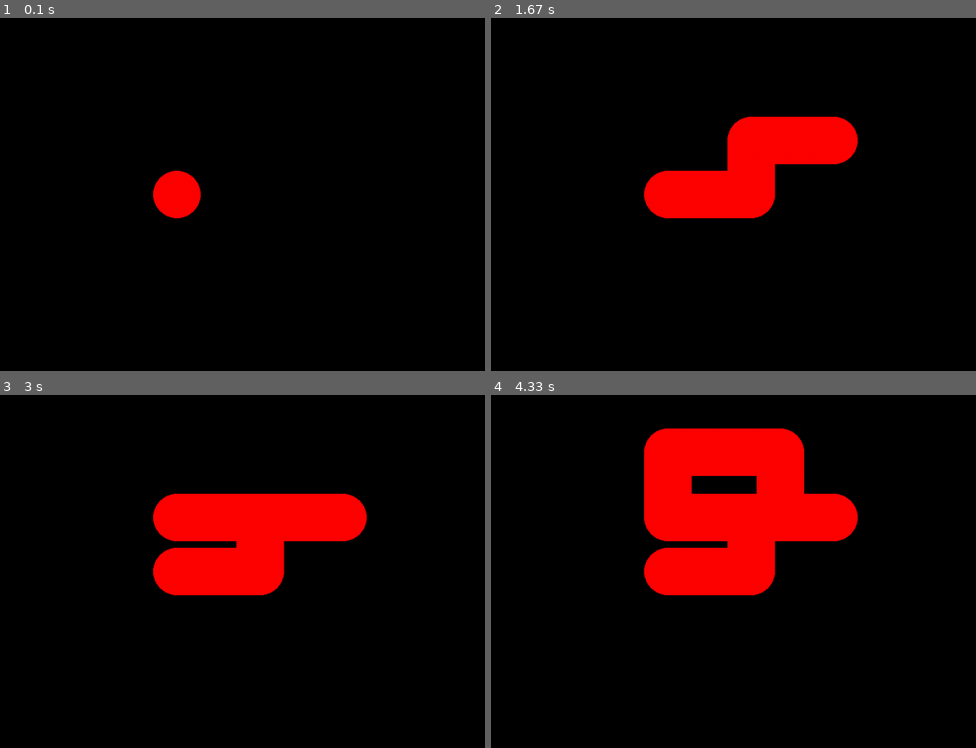
Above: before the commit, frames 1-4 (two rows, left to right).
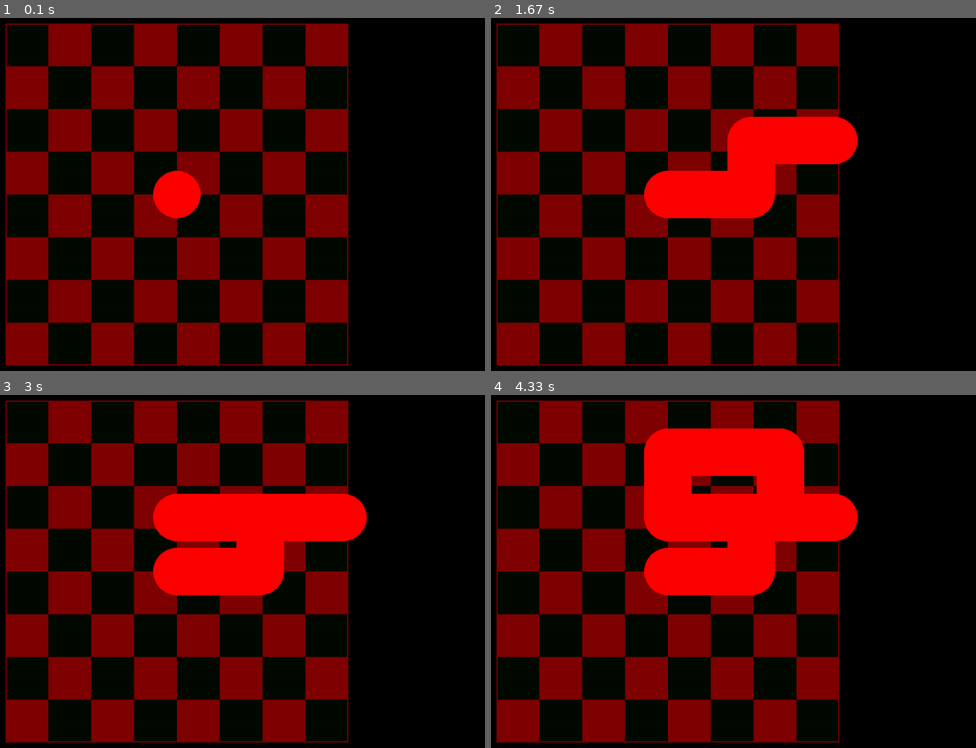
Above: after the commit, the same moments.

Repository: TommyPKeane/learning-gamedev-pygame
Game: pygame game, started from checkers/__main__.py
Same seed, same stepped clock (60 frames per second), same inputs: the game is played once before the commit and once after it.
Inputs:
- Up to frame 1 (0.1 s): no input
- Up to frame 2 (1.67 s): hold D 0.33-0.8 s; hold W 0.83-1.13 s; hold D 1.17-1.63 s
- Up to frame 3 (3 s): hold A 1.67-2.2 s; hold A 2.57-2.97 s
- Up to frame 4 (4.33 s): hold W 3-3.37 s; hold D 3.4-4.03 s; hold S from 4.07 s (still down)

The runs differ from the first frame. In frame 1, 35% of the frame differs, in the area x 1-72%, y 1-99%; in frame 2, 32%; in frame 3, 31%; in frame 4, 28%.

Commit message:
[ENH] Create Checkers Board Drawing Function

Diff:
--- a/checkers/__main__.py
+++ b/checkers/__main__.py
@@ -5,11 +5,16 @@
 References:
     - https://www.pygame.org/docs/
 """
+
 import argparse
 import datetime
 import logging
 
 import pygame
+
+from checkers_utils.ui_render import (
+    create_gameboard,
+)
 
 
 module_logger = logging.getLogger(__name__)
@@ -42,8 +47,14 @@
 
     screen_obj.fill("black")
 
+    create_gameboard(
+        screen_obj=screen_obj,
+        color_a=(128, 0, 0, 64),
+        color_b=(0, 10, 0, 64),
+        board_size=8,
+    )
+
     while game_is_running:
-
         for event_obj in pygame.event.get():
             if event_obj.type == pygame.QUIT:
                 game_is_running = False
@@ -86,7 +97,6 @@
         else:
             pass
 
-
         pygame.display.flip()
 
         delta_time_ms = clock_obj.tick(max_tick_rate_per_sec) / MILLISECONDS_PER_SECOND
@@ -105,9 +115,7 @@
         "--max_tick_rate_per_sec",
         type=int,
         default=60,
-        help=(
-            "Maximum framerate setting in [fps]."
-        ),
+        help=("Maximum framerate setting in [fps]."),
     )
 
     cli_parser_obj.add_argument(
@@ -134,9 +142,7 @@
 
     pygame.init()
 
-    screen_obj = pygame.display.set_mode(
-        (1280, 720)
-    )
+    screen_obj = pygame.display.set_mode((1280, 720))
 
     screen_center_vec: pygame.Vector2 = pygame.Vector2(
         screen_obj.get_width() / 2,
--- a/checkers/checkers_utils/ui_render.py
+++ b/checkers/checkers_utils/ui_render.py
@@ -0,0 +1,88 @@
+import argparse
+import datetime
+import logging
+
+import pygame
+
+
+module_logger: logging.Logger = logging.getLogger(__name__)
+
+
+def create_gameboard(
+    screen_obj: pygame.Surface,
+    color_a: tuple[int, int, int, int],
+    color_b: tuple[int, int, int, int],
+    board_size: int = 8,
+) -> None:
+    """UI Drawing Logic for the Checkers Game Board
+
+    Args:
+        screen_obj (pygame.Surface): Surface instance for rendering and for determining
+            the display size to proportionally size the Game Board
+        color_a (tuple[int, int, int, int]): "Red" Checkers Board Tile Color
+        color_b (tuple[int, int, int, int]): "Black" Checkers Board Tile Color
+        board_size (int, optional): Total number of Tiles in Width and Height for the
+            Checkeers Board
+
+    Returns:
+        None: Nothing is returned, Board is rendered on the Display Surface
+    """
+    screen_width: int = screen_obj.get_width()
+    screen_height: int = screen_obj.get_height()
+
+    square_size: int = screen_height // int(board_size * 1.25)
+
+    left_top_begin: int = (
+        screen_width // 2 - ((board_size // 2) * square_size),
+        (screen_height - (square_size * board_size)) // 2,
+    )
+
+    for row_idx in range(board_size):
+        for col_idx in range(board_size):
+            tile_square_obj: pygame.Rect = pygame.Rect(
+                left_top_begin[0] + (col_idx * square_size),
+                left_top_begin[1] + (row_idx * square_size),
+                square_size,
+                square_size,
+            )
+
+            tile_color: tuple[int, int, int, int] = None
+
+            if row_idx % 2 == 0:
+                if col_idx % 2 == 0:
+                    tile_color = color_b
+                else:
+                    tile_color = color_a
+            else:
+                if col_idx % 2 == 0:
+                    tile_color = color_a
+                else:
+                    tile_color = color_b
+
+            pygame.draw.rect(
+                surface=screen_obj,
+                color=tile_color,
+                rect=tile_square_obj,
+                width=0,  # Filled Rectangle
+            )
+
+    board_border_obj: pygame.Rect = pygame.Rect(
+        left_top_begin[0],
+        left_top_begin[1],
+        (square_size * board_size),
+        (square_size * board_size),
+    )
+
+    pygame.draw.rect(
+        surface=screen_obj,
+        color=(
+            color_a[0],
+            color_a[1],
+            color_a[2],
+            int(max(color_a[3] * 1.5, 255)),
+        ),
+        rect=board_border_obj,
+        width=2,  # Filled Rectangle
+    )
+
+    return None
